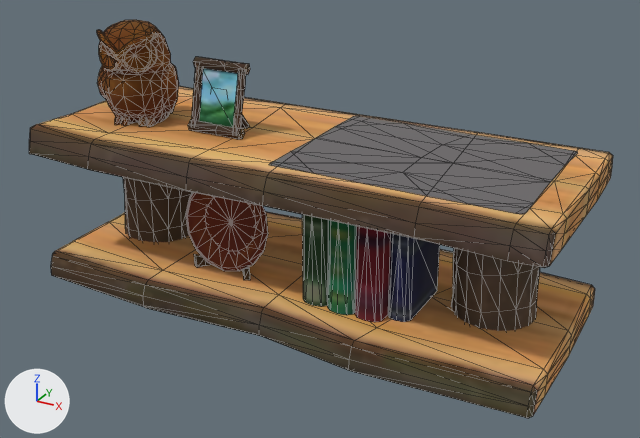
One commit to the glTF model app/static/room/models/f4036.glb: the scene before it, then after it.
Both versions are drawn from a 50 mm camera at (14.1, -25.1, 17.1) aimed at (0.5, -0.2, 4.6). The axes (+X, +Y, +Z) are drawn at lower left. The lights are the same throughout. The picture after the commit comes second. Mesh edges are drawn as thin lines. Where no turn or scale is listed for an object, it has been applied to the vertices. Vertices at exactly the same position are counted once.
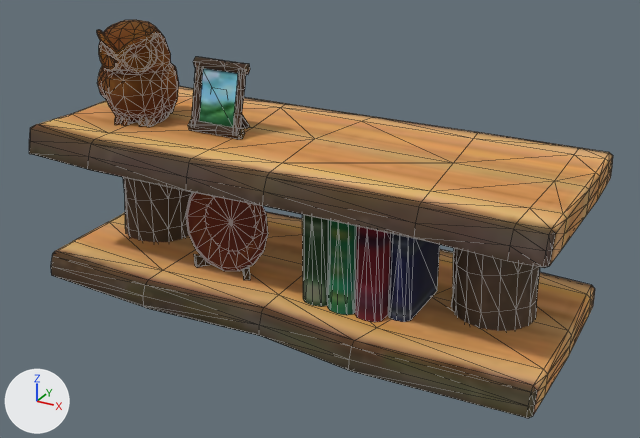
Location of each change, (x1, y1, x2, y2) in pixels of the pictures (640 x 438 px):
part 1 of me_mesh_0, deleted
    before: (269, 116, 578, 214)

Edits to the bpy script that builds the scene:
```text
Change me_mesh_0:
    used by ob_mesh_0; location = (-9.39, 4.01, -0.02)
    remove me_mesh_0.from_pydata(...)  # 1256 vertices, 2341 faces; spans x 0.0..18.8, y -8.1..0.0, z 0.0..11.0
    add me_mesh_0.from_pydata(...)  # 1228 vertices, 2312 faces; spans x 0.0..18.8, y -8.1..0.0, z 0.0..11.0
    me_mesh_0 part 1: the loose piece of 28 vertices spanning x 9.5..17.7, y -7.0..-1.0, z 7.5 is deleted
    remove me_mesh_0.materials.append(mat_mrefabric)
```
